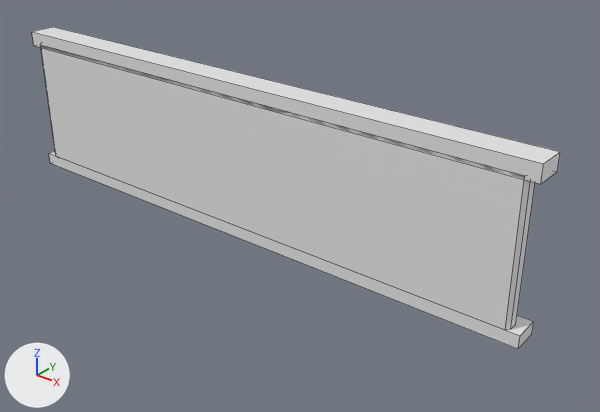
The FBX model Unity/JuegoDef/Assets/JuegoDef/Derived/ENV/Meshes/ENV_Shop_Fascia.fbx: old version first, new version second.
Camera for both pictures: a 50 mm camera at (1.595, -1.583, 3.653) aimed at (0.153, 0.219, 2.536). The axes (+X, +Y, +Z) are drawn at lower left. The lights are the same throughout. The picture after the commit comes second. Mesh edges are drawn as thin lines. Where no turn or scale is listed for an object, it has been applied to the vertices.

In view in the first picture: 'ENV_Shop_Fascia'.
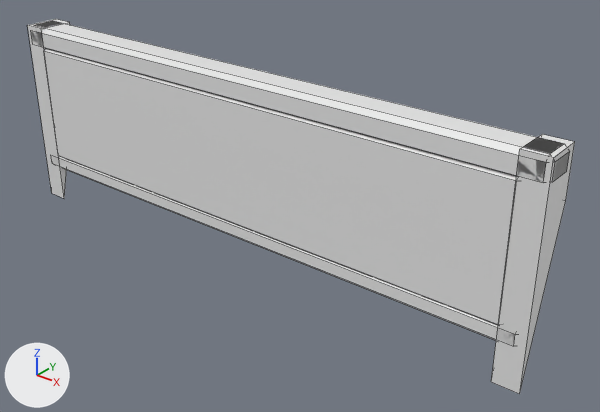
What differs and where, as boxes [x1, y1, x2, y2] in the pictures (600 x 412 px; the box of a moved part takes in the faces that stretch with it):
'ENV_Shop_Fascia', reshaped (16% taller): before [32, 27, 560, 349]; after [28, 19, 575, 394]
part 1 of me_env_shop_fascia, moved or reshaped: before [41, 47, 535, 330]; after [44, 49, 516, 325]
part 2 of me_env_shop_fascia, added: after [31, 21, 570, 181]
part 3 of me_env_shop_fascia, built on: before [32, 27, 560, 349]; after [28, 19, 575, 394]

What changed in the scene script:
```text
Change me_env_shop_fascia:
    used by ob_env_shop_fascia; location = (0.0, 0.0, 0.0)
    remove me_env_shop_fascia.from_pydata(...)  # 40 vertices, 38 faces; spans x -0.95..0.95, y 0.09..0.18, z 2.43..2.93
    add me_env_shop_fascia.from_pydata(...)  # 88 vertices, 90 faces; spans x -0.97..0.97, y 0.09..0.21, z 2.3..2.95
    me_env_shop_fascia part 1: the loose piece of 24 vertices spanning x -0.92..0.92, y 0.09..0.14, z 2.46..2.9 is scaled about its middle by (0.98, 1.06, 0.936)
    me_env_shop_fascia part 2: the loose piece of 24 vertices spanning x -0.92..0.92, y 0.09..0.14, z 2.46..2.9 is copied, and the copy is scaled about its middle by (1.05, 2.4, 0.141), then moved by (0.0, 0.03, 0.23), in mat_mi_woodtrim (white #e7e7e7); it spans x -0.97..0.97, y 0.09..0.2, z 2.87..2.95
    me_env_shop_fascia part 3
    12 vertices are removed from x -0.95..0.95, y 0.09..0.18, z 2.43..2.93
    12 faces are deleted
    20 vertices are added at x -0.97..0.95, y 0.09..0.21, z 2.3..2.95
    8 new vertices lie (1.88, 0.0, 0.0) away from vertices in x -0.94, y 0.09..0.18, z 2.42..2.48
    8 new vertices lie (0.08, 0.0, 0.0) away from vertices in x -0.97..0.89, y 0.09..0.21, z 2.3..2.95
    38 new faces join them, mat_mi_woodtrim (white #e7e7e7)
```
